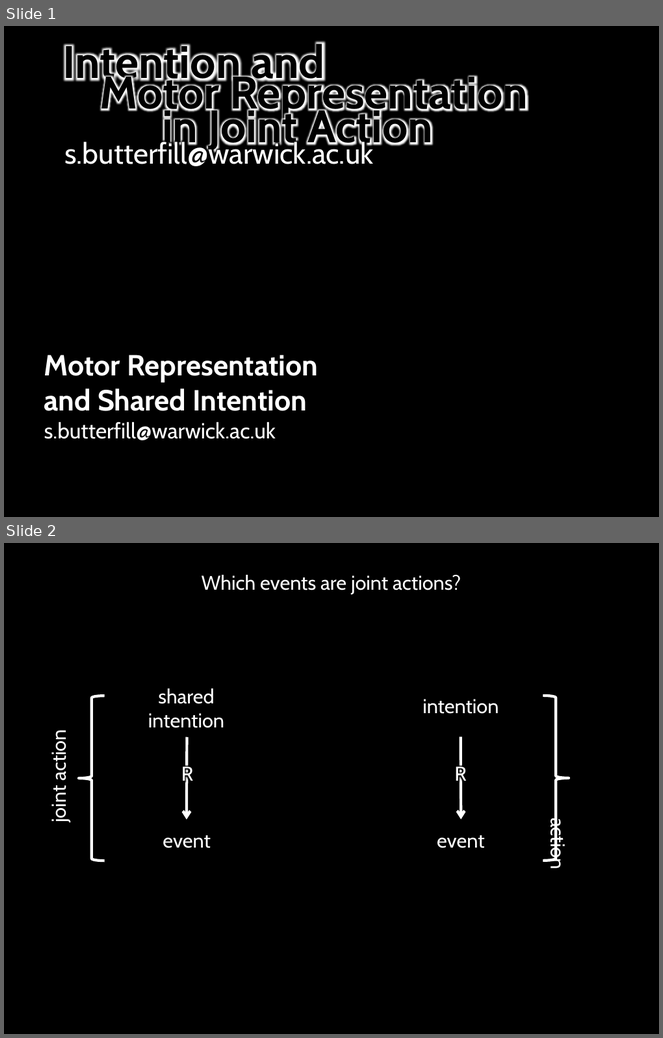
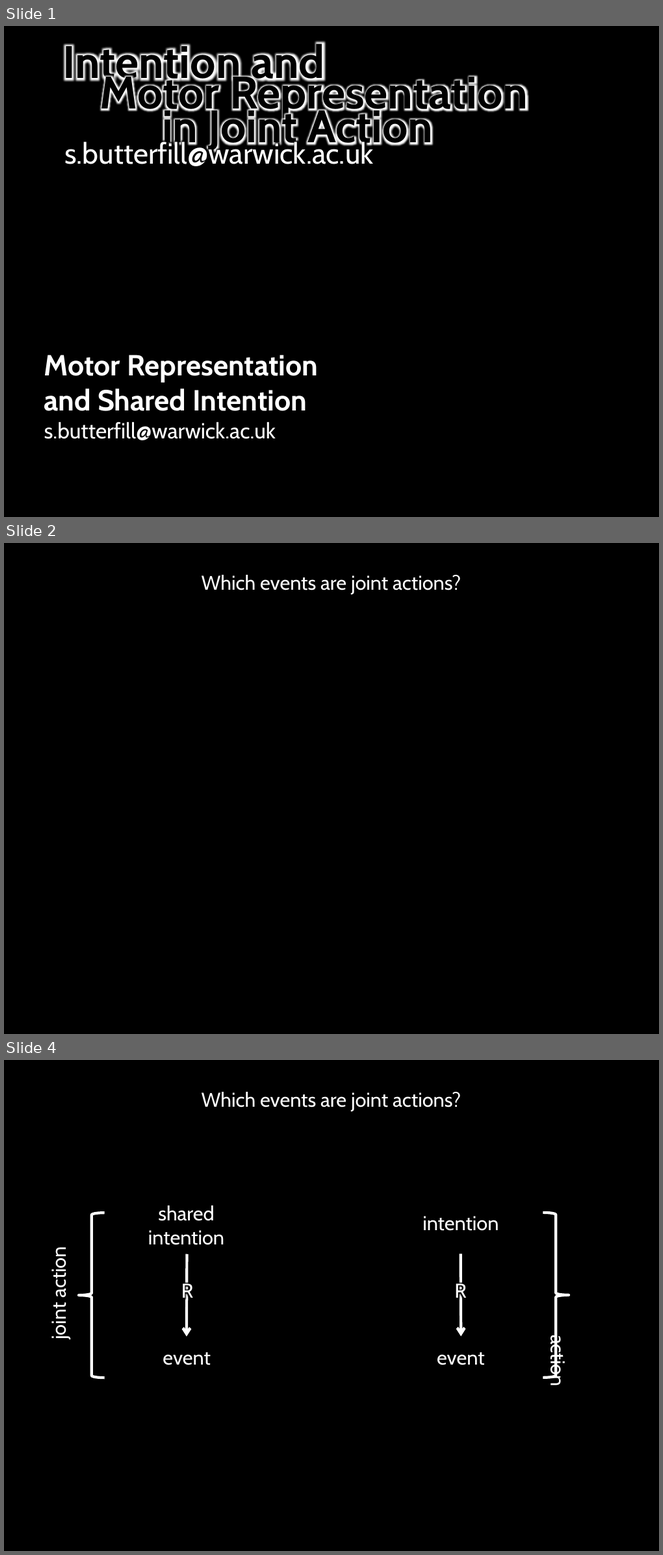
Before and after one commit to butterfill/writing, a slide deck: intention motor representation joint action (paper 3)/conf collective intentionality manchester 2012/motor representation and shared intention - manchester collective intentionality 2012.pptx. Shown one above the other, each under a label of ours: slides 1 and 2 before the commit, slides 1, 2 and 4 after it; the slides between them are not shown. The pictures are 663x1038 and 663x1555 pixels, drawn with LibreOffice and Linux fonts; fonts in the diff are those of the drawing; background and template pictures are left out. Boxes give left, top, right and bottom in pixels: in the first picture for what was removed or moved away, otherwise in the second. Text is boxed around its words. In the diff, an @@ line names an element or a change of style, - is before the commit and + after.

Commit message:
manchester slides done, still to update talk text from paper

```diff
--- a/intention motor representation joint action (paper 3)/conf collective intentionality manchester 2012/motor representation and shared intention - manchester collective intentionality 2012.pptx
+++ b/intention motor representation joint action (paper 3)/conf collective intentionality manchester 2012/motor representation and shared intention - manchester collective intentionality 2012.pptx
@@ slide 2 added at [4,543,659,1034], background #000000 @@
@@ text added at [202,575,461,594], 22 pt, text #FFFFFF @@
+Which events are joint actions?
@@ what was slide 2 is now slide 4 @@
```
Also in this commit, not shown: 1 slide changed, 4 other slides added, 2 slides removed, 1 other file.
